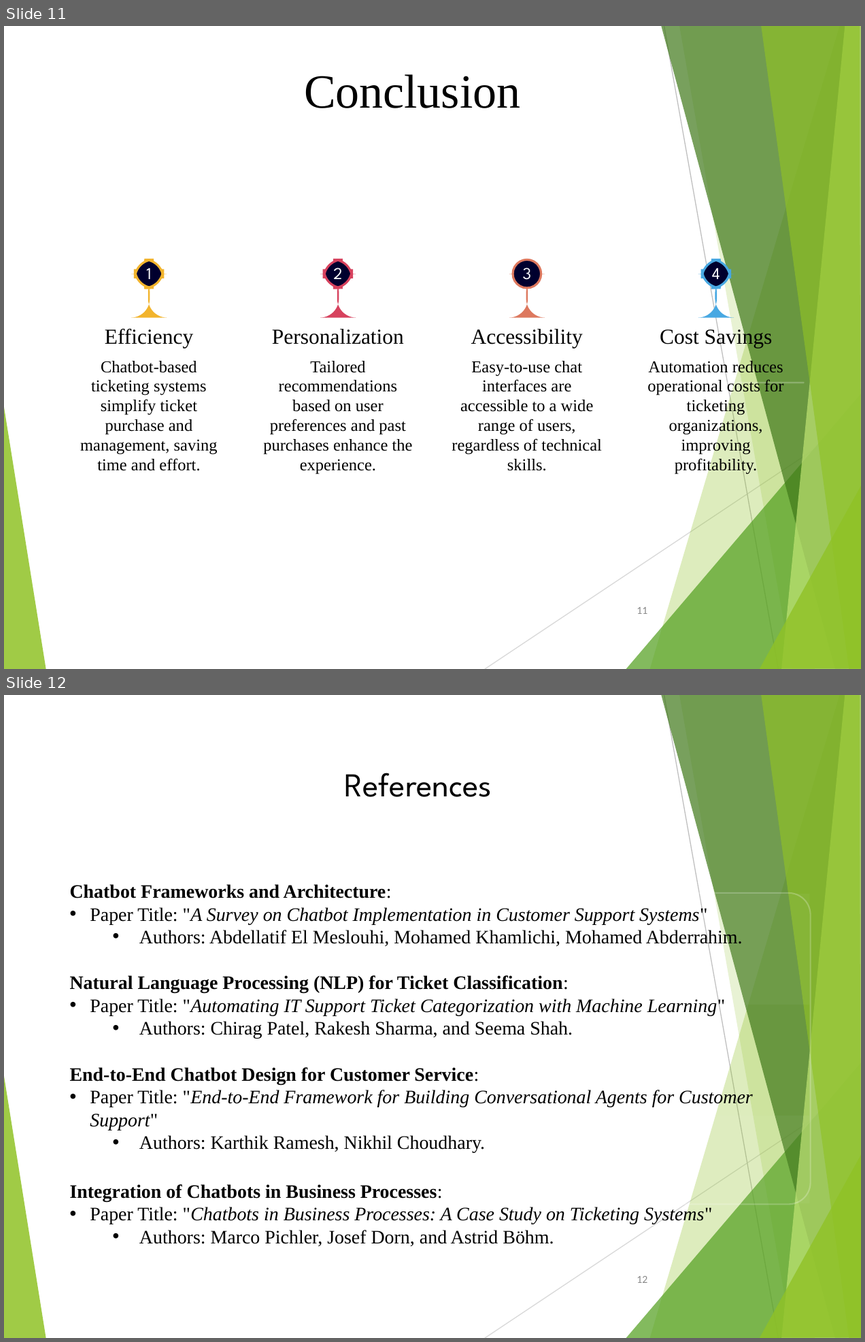
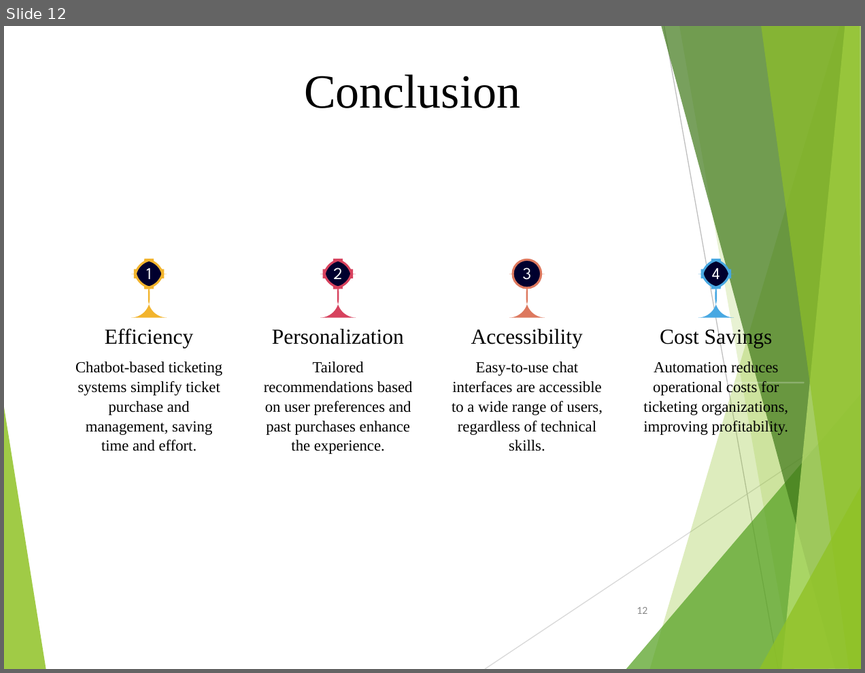
Before and after one commit to tanmay4521/Online-Chatbot-Based-Ticketing-System, a slide deck: Documentation/PPT Online Chatbot.ppt. Shown one above the other, each under a label of ours: slides 11 and 12 before the commit, slide 12 after it. The pictures are 865x1342 and 865x673 pixels, drawn with LibreOffice and Linux fonts; fonts in the diff are those of the drawing. Boxes give left, top, right and bottom in pixels: in the first picture for what was removed or moved away, otherwise in the second. Text is boxed around its words. In the diff, an @@ line names an element or a change of style, - is before the commit and + after.

```diff
--- a/Documentation/PPT Online Chatbot.ppt
+++ b/Documentation/PPT Online Chatbot.ppt
@@ slide 12 removed at (4, 695, 861, 1338), background #FFFFFF; not listed: 10 template elements that a slide beside it also shows @@
@@ text removed at (345, 773, 492, 797) @@
-References
@@ text removed at (70, 884, 753, 1246) @@
-Chatbot Frameworks and Architecture:
-• Paper Title: "A Survey on Chatbot Implementation in Customer Support Systems"
-  • Authors: Abdellatif El Meslouhi, Mohamed Khamlichi, Mohamed Abderrahim.
-Natural Language Processing (NLP) for Ticket Classification:
-• Paper Title: "Automating IT Support Ticket Categorization with Machine Learning"
-  • Authors: Chirag Patel, Rakesh Sharma, and Seema Shah.
-End-to-End Chatbot Design for Customer Service:
-• Paper Title: "End-to-End Framework for Building Conversational Agents for Customer Support"
-  • Authors: Karthik Ramesh, Nikhil Choudhary.
-Integration of Chatbots in Business Processes:
-• Paper Title: "Chatbots in Business Processes: A Case Study on Ticketing Systems"
-  • Authors: Marco Pichler, Josef Dorn, and Astrid Böhm.
@@ rounded rectangle removed at (376, 893, 810, 1204) @@
@@ rectangle removed at (377, 894, 809, 1004) @@
@@ rectangle removed at (377, 1116, 809, 1203) @@
@@ page number removed at (636, 1276, 647, 1283) @@
-12
@@ what was slide 11 is now slide 12 @@
@@ slide 12 changed as well @@
@@ size 14 to 12.9 pt in 4 elements at (75, 361, 222, 451), (264, 361, 413, 454), (451, 361, 602, 435), (643, 360, 789, 435) @@
@@ freeform shape at (759, 484, 861, 669): outline redrawn @@
@@ page number at (636, 607, 647, 614): text changed @@
-11
+12
```
Also in this commit, not shown: 10 other slides changed, 4 slides added, 1 other slide removed, 27 other files.
